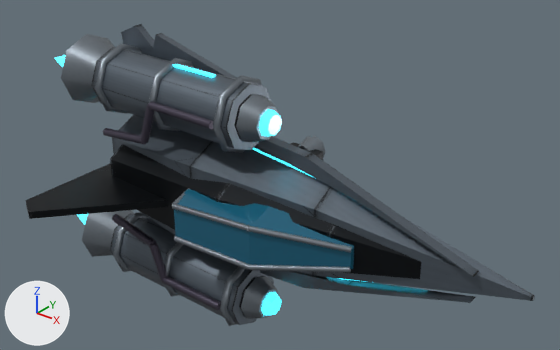
An edit to the glTF model fractal-gas-web/web/lab/assets/futuristic/rocket-low.glb, drawn before and after from the same camera.
Camera for both pictures: a 50 mm lens placed at (1.261, -1.722, 1.097), pointed at (0.013, -0.162, 0.129). Arrows for +X, +Y and +Z are at lower left; the lights stay in place. The first picture is the older version. Where no turn or scale is listed for an object, it has been applied to the vertices. Vertices at exactly the same position are counted once.

The older version as bpy lines, for what is in view:
```python
ob_rocket_root_001___brushed_pale_alloy_001 = bpy.data.objects.new('rocket-root.001 / Brushed pale alloy.001', me_export_batch_009)
ob_rocket_root_001___brushed_pale_alloy_001.location = (-0.023, 0.007, 0.0)
ob_rocket_root_001___ceramic_graphite_001 = bpy.data.objects.new('rocket-root.001 / Ceramic graphite.001', me_export_batch_010)
ob_rocket_root_001___ceramic_graphite_001.location = (-0.023, 0.007, 0.0)
ob_rocket_root_001___cyan_glazing_001 = bpy.data.objects.new('rocket-root.001 / Cyan glazing.001', me_export_batch_011)
ob_rocket_root_001___cyan_glazing_001.location = (-0.023, 0.007, 0.0)
ob_rocket_root_001___cyan_instrumentation_001 = bpy.data.objects.new('rocket-root.001 / Cyan instrumentation.001', me_export_batch_013)
ob_rocket_root_001___cyan_instrumentation_001.location = (-0.023, 0.007, 0.0)
ob_rocket_root_001___titanium_edges_001 = bpy.data.objects.new('rocket-root.001 / Titanium edges.001', me_export_batch_012)
ob_rocket_root_001___titanium_edges_001.location = (-0.023, 0.007, 0.0)
# also in view: 'rocket-root.001 / Anodized hardware.001' at (-0.343, -0.304, 0.0)
```
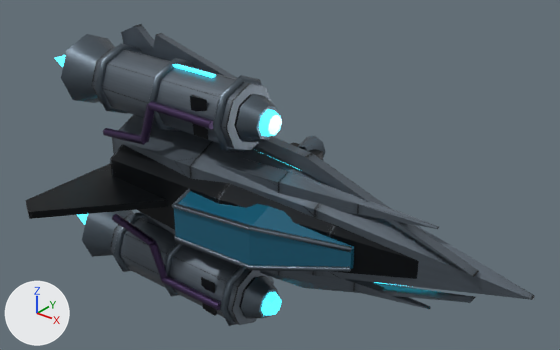
Pixel boxes (x1, y1, x2, y2) of what changed, in the pictures (560 x 350 px; the box of a moved part takes in the faces that stretch with it):
'rocket-root.001 / Titanium edges.001', recoloured, reshaped: (61, 34, 352, 326) in both
part 1 of me_export_batch_009, added (blue): after (216, 158, 439, 229)
part 2 of me_export_batch_009, added: after (267, 271, 431, 309)
part 3 of me_export_batch_009, moved or reshaped: before (313, 187, 535, 301); after (313, 203, 535, 300)
part 4 of me_export_batch_010, moved or reshaped: before (142, 94, 422, 306); after (142, 94, 419, 316)
part 5 of me_export_batch_013, moved or reshaped (mostly hidden): before (253, 148, 366, 282); after (262, 153, 404, 286)
part 6 of me_export_batch_012, rebuilt: before (172, 203, 250, 231); after (172, 203, 249, 230)
part 7 of me_export_batch_012, rebuilt: before (174, 236, 250, 270); after (175, 237, 249, 269)
part 8 of me_export_batch_012, cut back: before (172, 188, 189, 238); after (172, 189, 190, 238)
part 9 of me_export_batch_012, cut back: before (248, 226, 352, 272); after (248, 225, 352, 272)
part 10 of me_export_batch_012, moved or reshaped: before (298, 136, 326, 152); after (298, 136, 323, 151)

What changed in the scene script:
```text
Change mat_titanium_edges_001:
    where n0 = _N.new('ShaderNodeBsdfPrincipled'); n0.name = 'Principled BSDF'
    n0.inputs[0].default_value: (0.19, 0.22, 0.25, 1.0) -> (0.105, 0.135, 0.165, 1.0)  # 'Base Color', grey #798189 -> 'Base Color', greyish blue #5b6771
Change me_export_batch_009:
    remove me_export_batch_009.from_pydata(...)  # 120 vertices, 200 faces; spans x -0.646..0.783, y -0.581..-0.053, z -0.455..0.455
    add me_export_batch_009.from_pydata(...)  # 149 vertices, 250 faces; spans x -0.646..0.784, y -0.581..-0.053, z -0.455..0.455
    me_export_batch_009 part 1: a new loose piece of 18 vertices spanning x -0.183..0.531, y -0.264..-0.145, z 0.076..0.168, in mat_brushed_pale_alloy_001
    me_export_batch_009 part 2: a new loose piece of 17 vertices spanning x -0.183..0.531, y -0.264..-0.145, z -0.168..-0.076, in mat_brushed_pale_alloy_001
    me_export_batch_009 part 3: 1 vertex moved from x 0.783, y -0.111, z 0.007 to x 0.783, y -0.109, z 0.007; 5 vertices removed from x 0.783, y -0.118..-0.107, z -0.007..0.005; 2 vertices added at x 0.783..0.784, y -0.12..-0.108, z -0.006..0.0
    other edits to the shape of me_export_batch_009 do not show in these pictures
Change me_export_batch_010:
    remove me_export_batch_010.from_pydata(...)  # 80 vertices, 136 faces; spans x -0.611..0.554, y -0.63..-0.065, z -0.371..0.371
    add me_export_batch_010.from_pydata(...)  # 85 vertices, 138 faces; spans x -0.611..0.554, y -0.63..-0.065, z -0.371..0.371
    me_export_batch_010 part 4
    10 vertices are removed from x -0.057..0.554, y -0.206..-0.115, z -0.263..0.333
    115 faces are deleted
    15 vertices are added at x -0.178..0.554, y -0.301..-0.115, z -0.357..0.357
    117 new faces join them
Change me_export_batch_013:
    remove me_export_batch_013.from_pydata(...)  # 128 vertices, 216 faces; spans x -0.737..0.67, y -0.298..-0.115, z -0.4..0.4
    add me_export_batch_013.from_pydata(...)  # 114 vertices, 188 faces; spans x -0.737..0.67, y -0.298..-0.115, z -0.4..0.4
    me_export_batch_013 part 5: 1 vertex moved from x -0.115, y -0.164, z 0.177 to x -0.115, y -0.161, z 0.178; 27 vertices removed from x -0.115..0.67, y -0.17..-0.12, z -0.187..0.19; 13 vertices added at x -0.115..0.67, y -0.171..-0.119, z -0.184..0.189
Change me_export_batch_012:
    remove me_export_batch_012.from_pydata(...)  # 360 vertices, 672 faces; spans x -0.73..0.34, y -0.401..-0.032, z -0.416..0.416
    add me_export_batch_012.from_pydata(...)  # 316 vertices, 584 faces; spans x -0.73..0.34, y -0.402..-0.032, z -0.416..0.416
    me_export_batch_012 part 6: the loose piece of 12 vertices spanning x -0.173..0.089, y -0.401..-0.359, z 0.045..0.07 is rebuilt with 6 vertices and now spans x -0.173..0.089, y -0.402..-0.361, z 0.045..0.069
    me_export_batch_012 part 7: the loose piece of 12 vertices spanning x -0.173..0.089, y -0.401..-0.359, z -0.07..-0.045 is rebuilt with 6 vertices and now spans x -0.173..0.089, y -0.398..-0.362, z -0.069..-0.045
    me_export_batch_012 part 8: 2 vertices moved from x -0.176..-0.163, y -0.304..-0.302, z -0.091..-0.084 to x -0.18..-0.172, y -0.303..-0.299, z -0.087..-0.076; 18 vertices removed from x -0.181..-0.163, y -0.396..-0.299, z -0.091..0.091; 6 vertices added at x -0.18..-0.164, y -0.392..-0.3, z -0.089..0.093
    me_export_batch_012 part 9: 2 vertices moved from x 0.084..0.089, y -0.367..-0.36, z -0.07..-0.057 to x 0.089..0.091, y -0.372..-0.371, z -0.068..-0.053; 18 vertices removed from x 0.084..0.34, y -0.374..-0.238, z -0.066..0.07; 6 vertices added at x 0.084..0.34, y -0.375..-0.249, z -0.062..0.069
    me_export_batch_012 part 10: 8 vertices removed from x 0.029..0.076, y -0.09..-0.032, z 0.132..0.199; 4 vertices added at x 0.032..0.066, y -0.09..-0.033, z 0.134..0.198
    other edits to the shape of me_export_batch_012 do not show in these pictures
```
